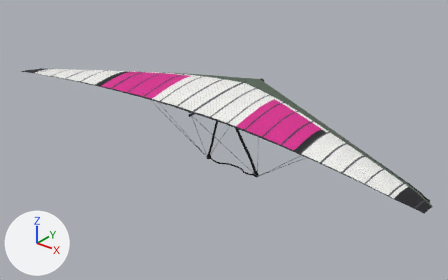
Renders of the glTF model assets/models/glider_ww_t2c.glb from each side of a commit.
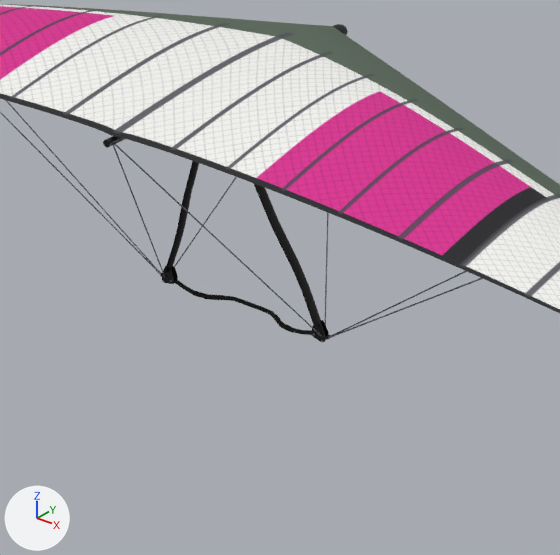
Each version appears first whole from a camera (50 mm lens) standing at (7.41, -9.29, 4.88) and looking at (0.06, -0.09, -0.82), and next in a close-up on the part from 35% to 74% of the width and 25% to 87% of the height. Lighting does not change. The marker at lower left points along +X, +Y and +Z. The older version's two pictures come first. Vertices at exactly the same position are counted once.

Objects in the first close-up: 'ControlFrame', 'Sail' and 1 more.
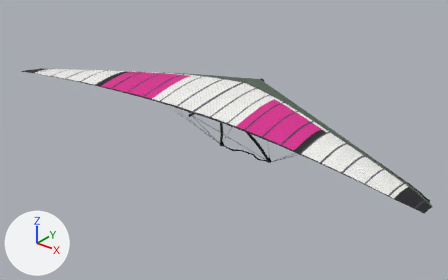
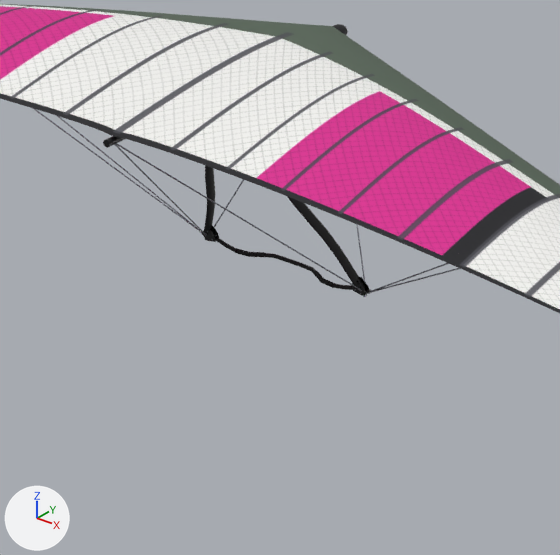
Where the change shows, as pixel boxes [x1, y1, x2, y2] in the close-ups (560 x 555 px; the box of a moved part takes in the faces that stretch with it):
'ControlFrame', reshaped
    before: [0, 100, 483, 342]
    after: [33, 108, 460, 297]
part 1 of me_controlframe, moved or reshaped
    before: [162, 266, 174, 284]
    after: [203, 230, 216, 242]
part 2 of me_controlframe, moved or reshaped
    before: [171, 266, 178, 280]
    after: [211, 226, 219, 238]
part 3 of me_controlframe, moved or reshaped
    before: [321, 320, 329, 340]
    after: [359, 277, 369, 289]
part 4 of me_controlframe, moved or reshaped
    before: [312, 323, 325, 342]
    after: [352, 281, 367, 296]
part 5 of me_controlframe, moved or reshaped
    before: [0, 100, 483, 342]
    after: [33, 108, 460, 297]

The change, as a list of edits to the scene's bpy script:
```text
Change me_controlframe:
    used by ob_controlframe; location = (0.0, 0.0, 0.0)
    remove me_controlframe.from_pydata(...)  # 2472 vertices, 4572 faces; spans x -2.89..2.89, y -1.05..1.24, z -1.68..0.09
    add me_controlframe.from_pydata(...)  # 2472 vertices, 4572 faces; spans x -2.89..2.89, y -1.05..1.24, z -1.53..0.09
    me_controlframe part 1: the loose piece of 42 vertices spanning x -0.71..-0.6, y 0.22..0.24, z -1.65..-1.51 is turned 17.6 degrees about the x axis through the mesh origin
    me_controlframe part 2: the loose piece of 42 vertices spanning x -0.71..-0.6, y 0.26..0.28, z -1.65..-1.51 is turned 17.6 degrees about the x axis through the mesh origin
    me_controlframe part 3: the loose piece of 42 vertices spanning x 0.6..0.71, y 0.26..0.28, z -1.65..-1.51 is turned 17.6 degrees about the x axis through the mesh origin
    me_controlframe part 4: the loose piece of 42 vertices spanning x 0.6..0.71, y 0.22..0.24, z -1.65..-1.51 is turned 17.6 degrees about the x axis through the mesh origin
    me_controlframe part 5: 1348 of 2472 vertices moved; they spanned x -0.76..0.76, y -0.05..0.38, z -1.68..-0.01 and now span x -0.76..0.76, y -0.03..0.84, z -1.53..-0.01; mean shift (0.0, 0.39, 0.13); largest move (0.7, 0.29, -1.64) -> (0.7, 0.76, -1.48)
    other edits to the shape of me_controlframe do not show in these pictures
```
